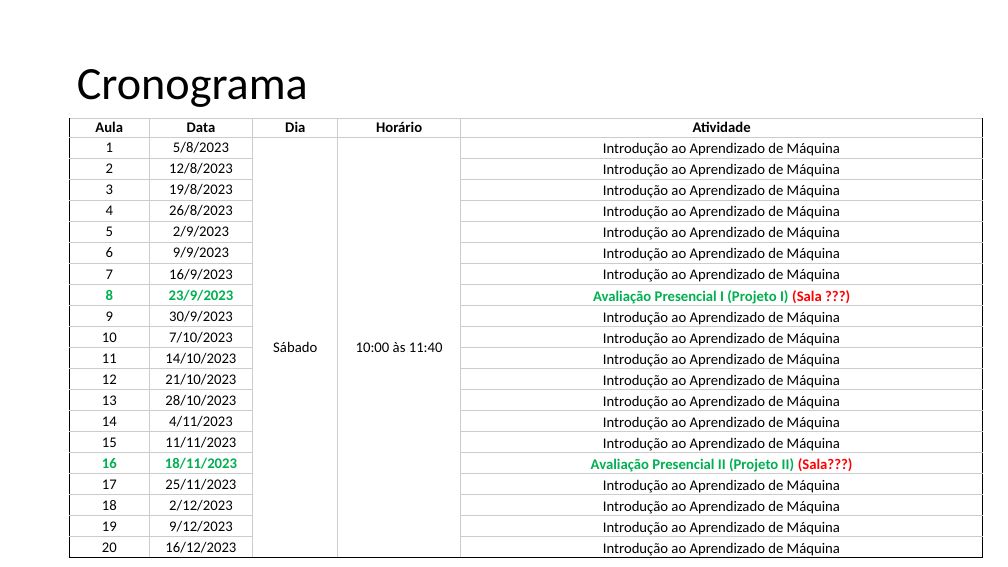
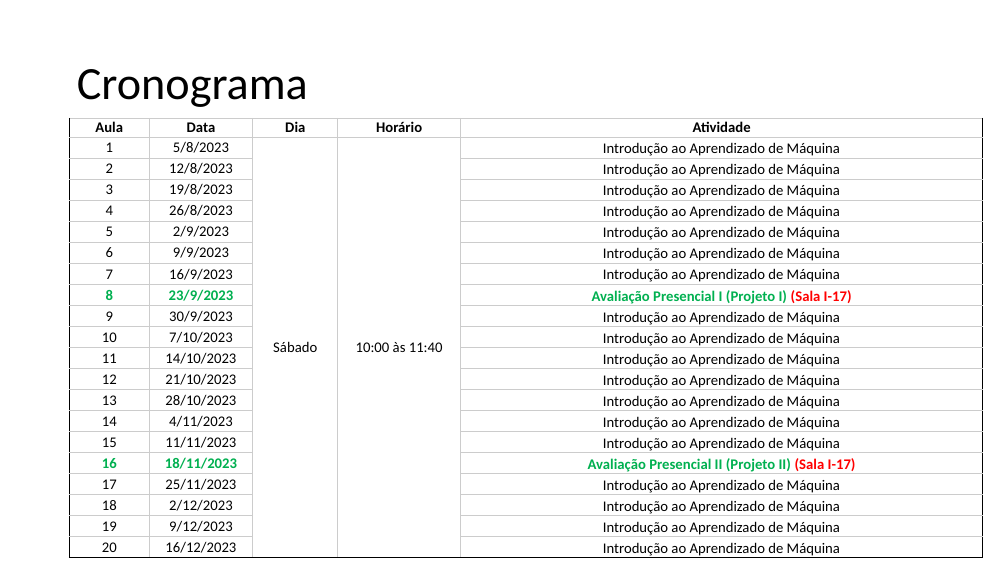
Before and after one commit to zz4fap/t320_aprendizado_de_maquina, a slide deck: slide 5 of slides/T320_Classificação (Parte I).pptx. Drawn at 1008x567 pixels with LibreOffice and Linux fonts; fonts in the diff are those of the drawing. Boxes give left, top, right and bottom in pixels: in the first picture for what was removed or moved away, otherwise in the second. Text is boxed around its words. In the diff, an @@ line names an element or a change of style, - is before the commit and + after.

```diff
--- a/slides/T320_Classificação (Parte I).pptx
+++ b/slides/T320_Classificação (Parte I).pptx
@@ table at [70, 118, 983, 560] @@
-row 9, column 5: Avaliação Presencial I (Projeto I) (Sala ???)
+row 9, column 5: Avaliação Presencial I (Projeto I) (Sala I-17)
-row 17, column 5: Avaliação Presencial II (Projeto II) (Sala???)
+row 17, column 5: Avaliação Presencial II (Projeto II) (Sala I-17)
```
Also in this commit, not shown: 8 other files.
